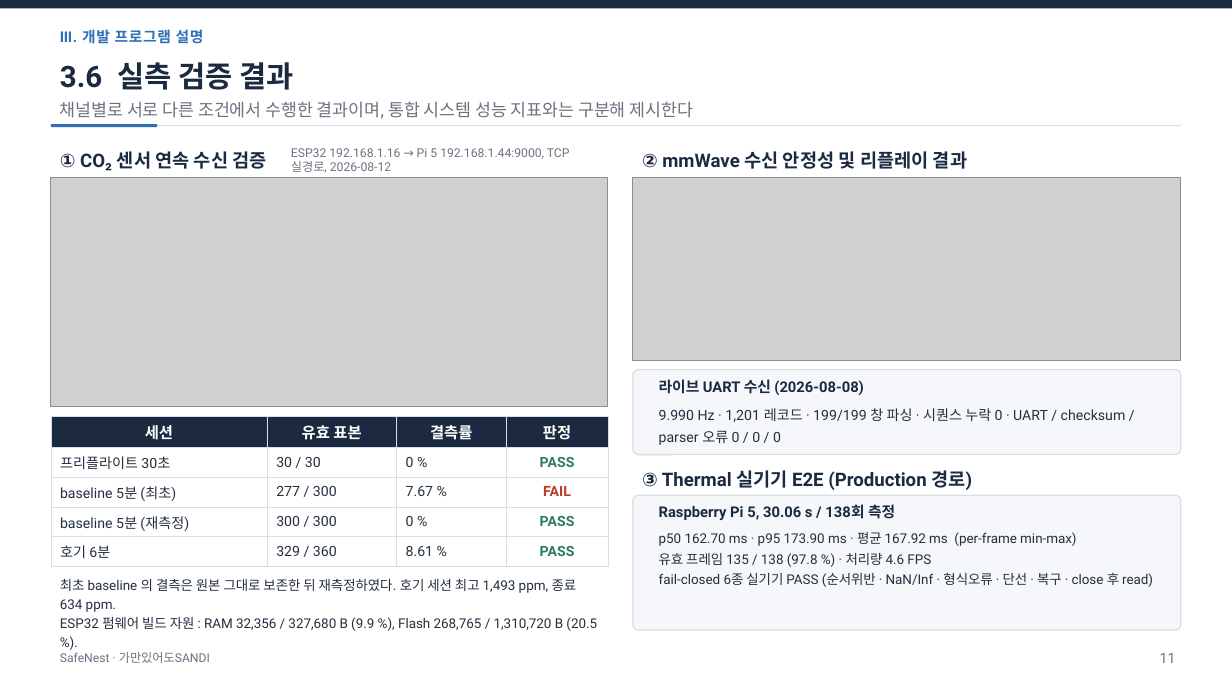
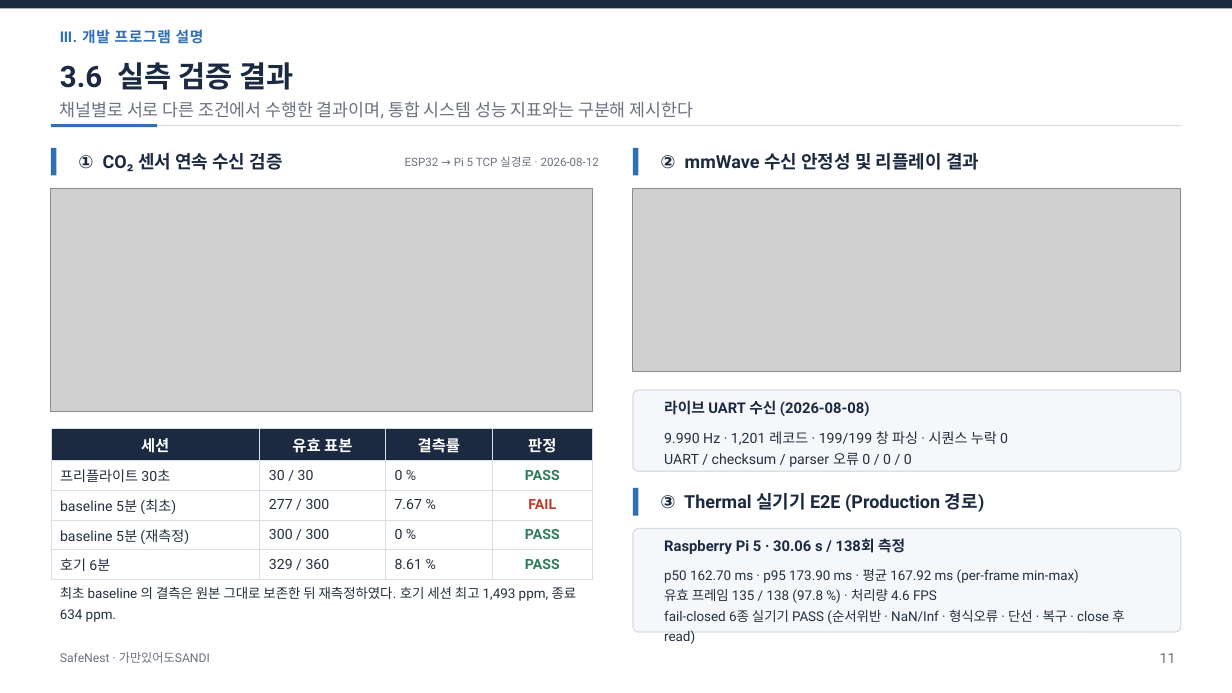
Before and after one commit to jinsu1011/safenest-embedded-competition, a slide deck: slide 12 of final-report/2026ESWContest_자유공모_가만있어도SANDI_개발완료보고서.pptx. Drawn at 1232x693 pixels with LibreOffice and Linux fonts; fonts in the diff are those of the drawing; grey boxes stand for pictures. Boxes give left, top, right and bottom in pixels: in the first picture for what was removed or moved away, otherwise in the second. Text is boxed around its words. In the diff, an @@ line names an element or a change of style, - is before the commit and + after.

```diff
--- a/final-report/2026ESWContest_자유공모_가만있어도SANDI_개발완료보고서.pptx
+++ b/final-report/2026ESWContest_자유공모_가만있어도SANDI_개발완료보고서.pptx
@@ rectangle added at box(51, 148, 56, 176), fill #2E6FB7 @@
@@ text "① CO₂ 센서 연속 수신 ...": place and size @@
-text "① CO₂ 센서 연속 수신 ..." at box(60, 151, 266, 171)
+text "① CO₂ 센서 연속 수신 ..." at box(78, 153, 283, 172)
@@ rectangle added at box(633, 148, 639, 176), fill #2E6FB7 @@
@@ text "② mmWave 수신 안정성 및 ...": place and size @@
-text "② mmWave 수신 안정성 및 ..." at box(642, 151, 967, 169)
+text "② mmWave 수신 안정성 및 ..." at box(660, 153, 979, 170)
@@ text at box(405, 156, 599, 167): text changed; size 9.5 to 9 pt @@
-ESP32 192.168.1.16 → Pi 5 192.168.1.44:9000, TCP 실경로, 2026-08-12
+ESP32 → Pi 5 TCP 실경로 · 2026-08-12
@@ picture: place and size @@
-picture at box(51, 177, 608, 407)
+picture at box(51, 189, 592, 411)
@@ picture: place and size @@
-picture at box(633, 177, 1181, 360)
+picture at box(633, 189, 1181, 372)
@@ rounded rectangle: place and size @@
-rounded rectangle at box(633, 370, 1181, 455)
+rounded rectangle at box(633, 390, 1181, 471)
@@ rounded rectangle at box(633, 390, 1181, 471): proportions changed @@
@@ text "라이브 UART 수신 (2026-08-08)": place and size @@
-text "라이브 UART 수신 (2026-08-08)" at box(659, 379, 864, 395)
+text "라이브 UART 수신 (2026-08-08)" at box(664, 400, 870, 416)
@@ table: place and size @@
-table at box(51, 416, 608, 562)
+table at box(51, 429, 592, 575)
@@ text at box(664, 431, 1008, 467): text changed @@
-9.990 Hz · 1,201 레코드 · 199/199 창 파싱 · 시퀀스 누락 0 · UART / checksum / parser 오류 0 / 0 / 0
+9.990 Hz · 1,201 레코드 · 199/199 창 파싱 · 시퀀스 누락 0
+UART / checksum / parser 오류 0 / 0 / 0
@@ rectangle added at box(633, 488, 639, 516), fill #2E6FB7 @@
@@ size 14.5 to 14 pt in 3 elements at box(78, 153, 283, 172), box(660, 153, 979, 170), box(660, 493, 984, 512) @@
@@ text "③ Thermal 실기기 E2E (Production ...": place and size @@
-text "③ Thermal 실기기 E2E (Production ..." at box(642, 470, 972, 490)
+text "③ Thermal 실기기 E2E (Production ..." at box(660, 493, 984, 512)
@@ rounded rectangle at box(633, 529, 1181, 632): proportions changed @@
@@ rounded rectangle: place and size @@
-rounded rectangle at box(633, 495, 1181, 630)
+rounded rectangle at box(633, 529, 1181, 632)
@@ text at box(664, 538, 905, 554): text changed @@
-Raspberry Pi 5, 30.06 s / 138회 측정
+Raspberry Pi 5 · 30.06 s / 138회 측정
@@ text "p50 162.70 ms · p95 ..." rewrapped from box(659, 532, 1153, 587) to box(664, 569, 1124, 624) @@
@@ text "최초 baseline 의 결측은 원본 ...": place and size @@
-text "최초 baseline 의 결측은 원본 ..." at box(60, 579, 597, 631)
+text "최초 baseline 의 결측은 원본 ..." at box(60, 587, 577, 622)
@@ text "최초 baseline 의 결측은 원본 ..." at box(60, 587, 577, 622): line spacing 15pt to 16pt @@
@@ text at box(60, 617, 597, 631): paragraph removed @@
-ESP32 펌웨어 빌드 자원 : RAM 32,356 / 327,680 B (9.9 %), Flash 268,765 / 1,310,720 B (20.5 %).
```
Also in this commit, not shown: 5 other files.
